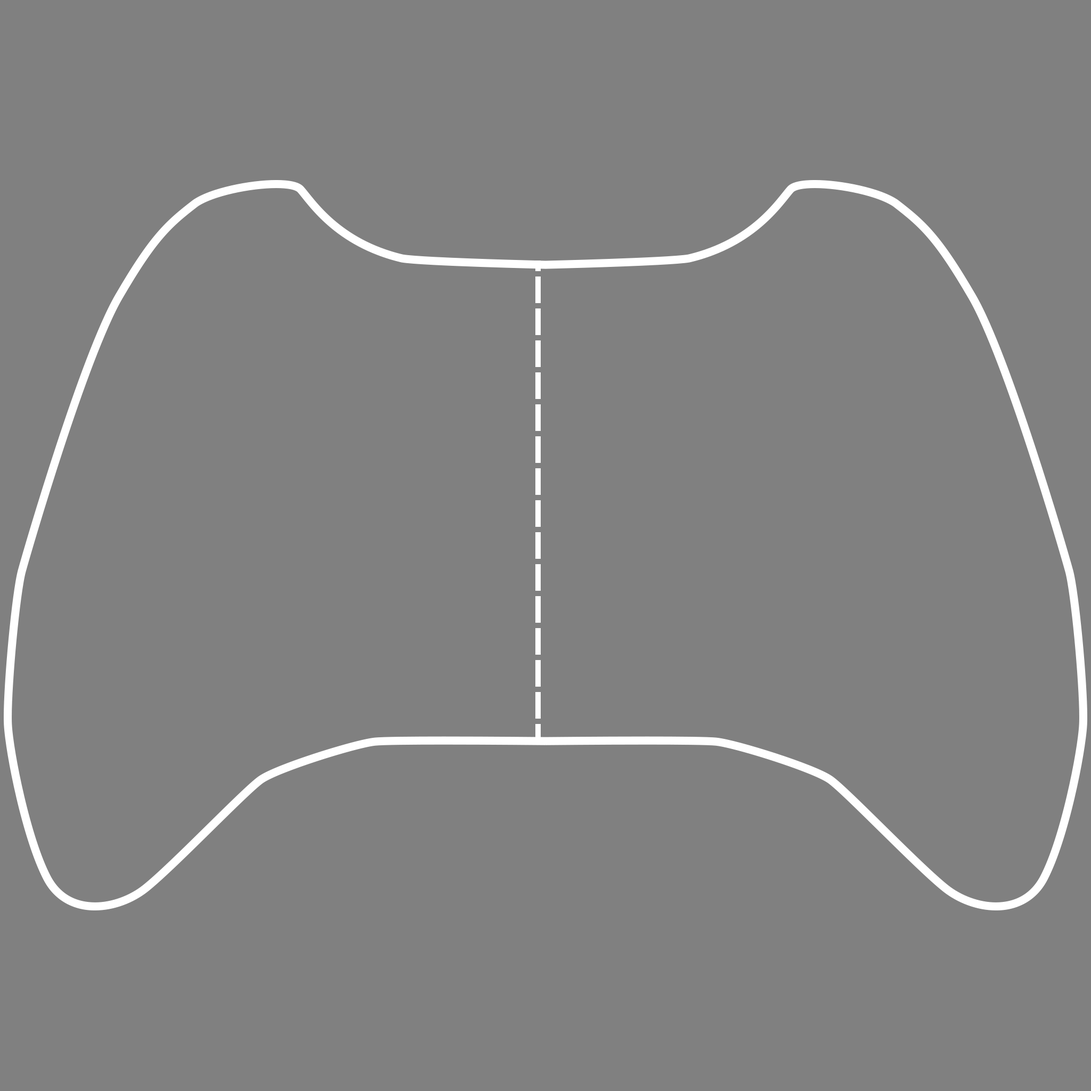
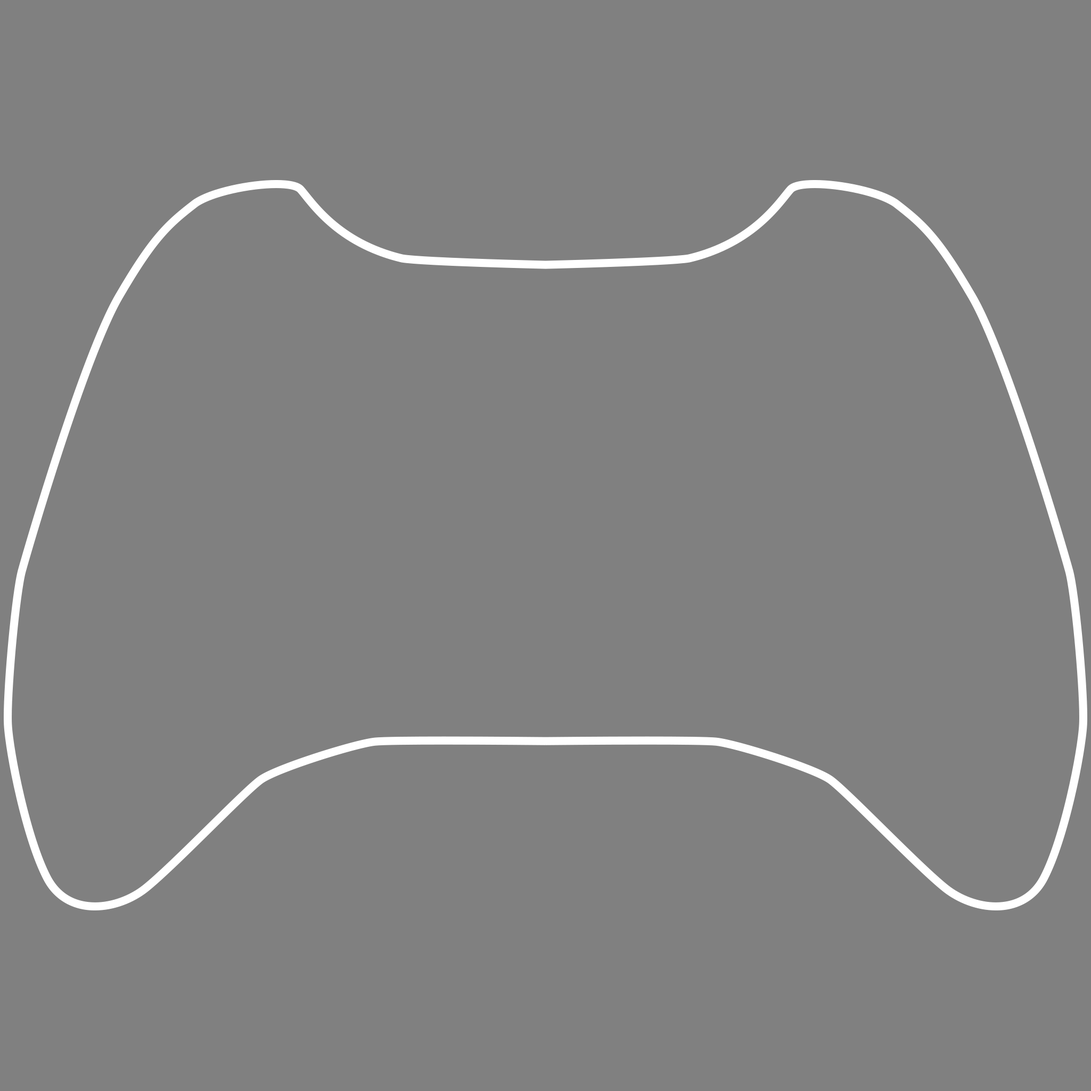
Layers edited between the first and the second 1091x1091 image:
hid "Shape 1" over (x1=535, y1=260, x2=541, y2=738)
